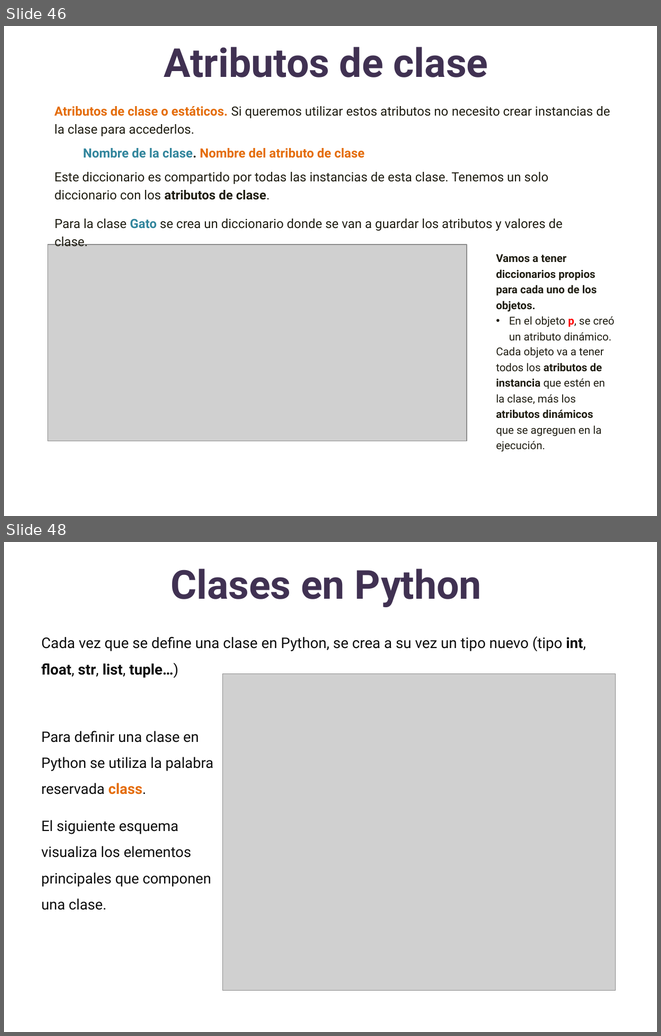
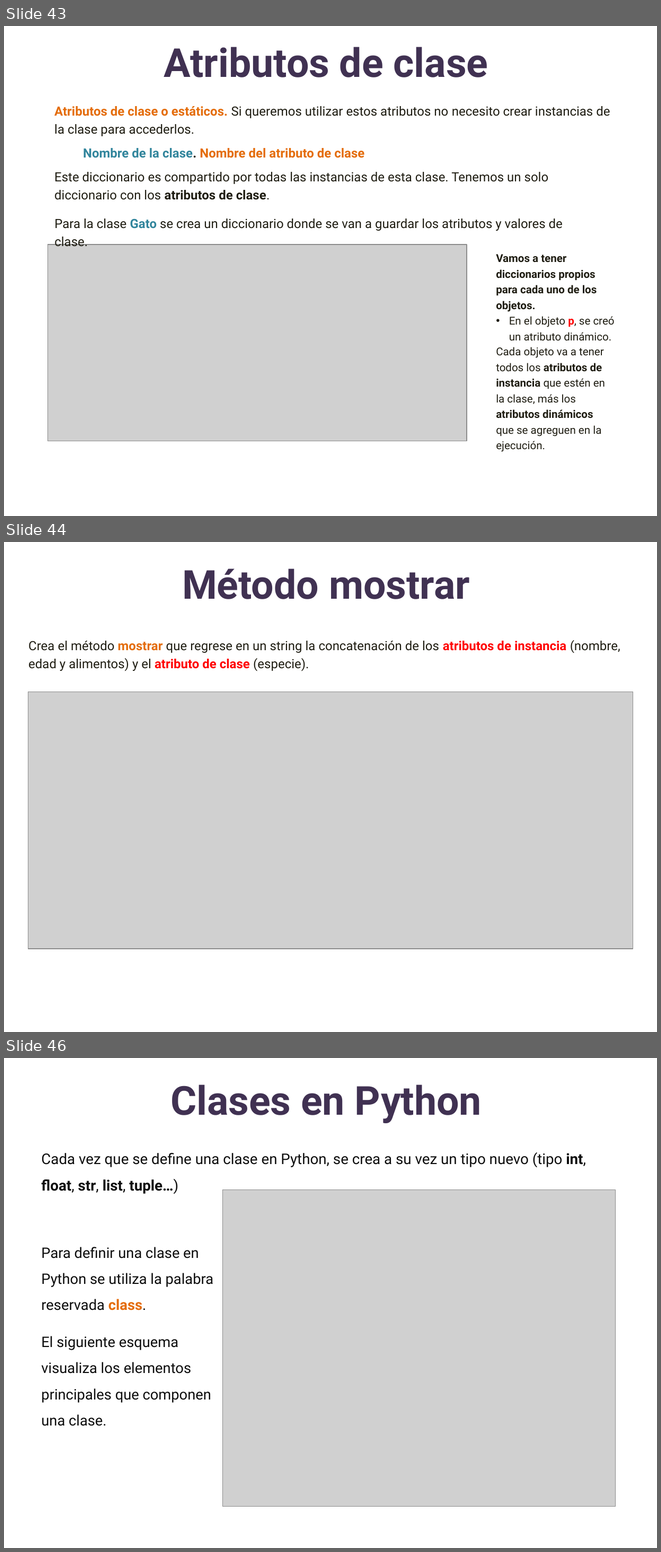
Before and after one commit to lizetheP/Analitica, a slide deck: CalendarioAgo2022/presentaciones/14_POO.pptx. Shown one above the other, each under a label of ours: slides 46 and 48 before the commit, slides 43, 44 and 46 after it; the slides between them are not shown. The pictures are 661x1036 and 661x1552 pixels, drawn with LibreOffice and Linux fonts; fonts in the diff are those of the drawing; grey boxes stand for pictures. Boxes give left, top, right and bottom in pixels: in the first picture for what was removed or moved away, otherwise in the second. Text is boxed around its words. In the diff, an @@ line names an element or a change of style, - is before the commit and + after.

```diff
--- a/CalendarioAgo2022/presentaciones/14_POO.pptx
+++ b/CalendarioAgo2022/presentaciones/14_POO.pptx
@@ slide 44 added at (4, 542, 657, 1032), background #FFFFFF @@
@@ title added at (182, 568, 470, 599), 44 pt, text #403152, bold @@
+Método mostrar
@@ text added at (28, 640, 620, 671), 14 pt, text #1E1C11 @@
+Crea el método mostrar que regrese en un string la concatenación de los atributos de instancia (nombre, edad y alimentos) y el atributo de clase (especie).
@@ picture added at (28, 691, 633, 949) @@
@@ what was slide 46 is now slide 43 @@
@@ what was slide 48 is now slide 46 @@
```
Also in this commit, not shown: 1 slide changed, 3 slides removed, 5 other files.
